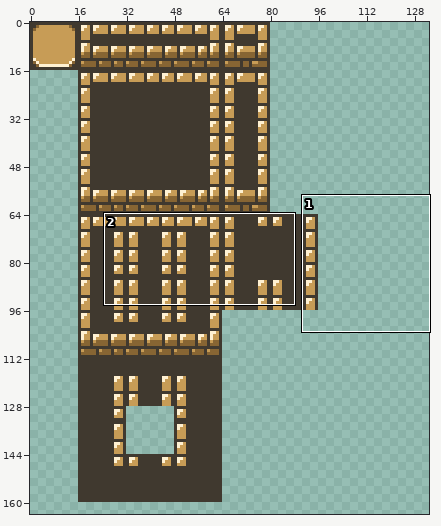
Edited in one commit: pixel-art file (assets/sprites/Environment/Tile.aseprite). The first picture is a wide view before the edit; the outline marks the close-up.
Close-up. Before:
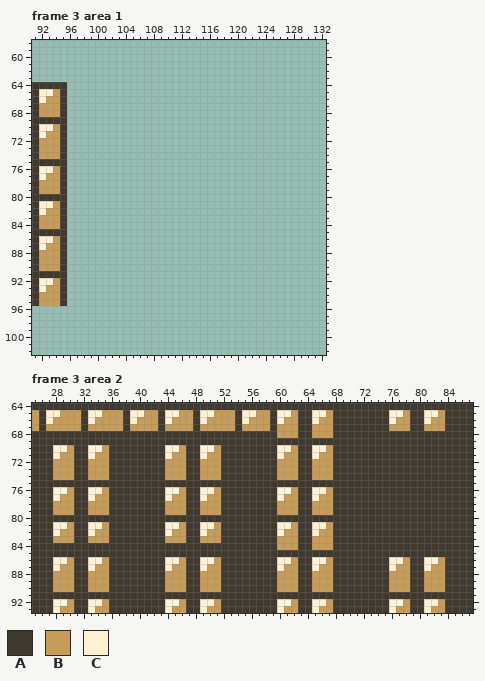
240x240 pixels, 4 frames. Shown: frame 3 area 1: x 91..132, y 58..102; frame 3 area 2: x 25..87, y 64..93. The wide view leaves out empty margins. The commit also changed other frames or places, which this record leaves out.
Palette (. is transparent): A #40392f  B #c79c56  C #fff1d2
Pixels before, frame 3 area 1, first column x 91:
64 AAAAA
65 ACCBA
66 ACBBA
67 ABBBA
68 ABBBA
69 AAAAA
70 ACCBA
71 ACBBA
72 ABBBA
73 ABBBA
74 ABBBA
75 AAAAA
76 ACCBA
77 ACBBA
78 ABBBA
79 ABBBA
80 AAAAA
81 ACCBA
82 ACBBA
83 ABBBA
84 ABBBA
85 AAAAA
86 ACCBA
87 ACBBA
88 ABBBA
89 ABBBA
90 ABBBA
91 AAAAA
92 ACCBA
93 ACBBA
94 ABBBA
95 ABBBA
Pixels before, frame 3 area 2, first column x 25:
64 AAAAAAAAAAAAAAAAAAAAAAAAAAAAAAAAAAAAAAAAAAAAAAAAAAAAAAAAAAAAAAA
65 BACCBBBACCBBBACCBBACCBBACCBBBACCBBACCBAACCBAAAAAAAACCBAACCBAAAA
66 BACBBBBACBBBBACBBBACBBBACBBBBACBBBACBBAACBBAAAAAAAACBBAACBBAAAA
67 BABBBBBABBBBBABBBBABBBBABBBBBABBBBABBBAABBBAAAAAAAABBBAABBBAAAA
68 AAAAAAAAAAAAAAAAAAAAAAAAAAAAAAAAAAABBBAABBBAAAAAAAAAAAAAAAAAAAA
69 AAAAAAAAAAAAAAAAAAAAAAAAAAAAAAAAAAAAAAAAAAAAAAAAAAAAAAAAAAAAAAA
70 AAACCBAACCBAAAAAAAACCBAACCBAAAAAAAACCBAACCBAAAAAAAAAAAAAAAAAAAA
71 AAACBBAACBBAAAAAAAACBBAACBBAAAAAAAACBBAACBBAAAAAAAAAAAAAAAAAAAA
72 AAABBBAABBBAAAAAAAABBBAABBBAAAAAAAABBBAABBBAAAAAAAAAAAAAAAAAAAA
73 AAABBBAABBBAAAAAAAABBBAABBBAAAAAAAABBBAABBBAAAAAAAAAAAAAAAAAAAA
74 AAABBBAABBBAAAAAAAABBBAABBBAAAAAAAABBBAABBBAAAAAAAAAAAAAAAAAAAA
75 AAAAAAAAAAAAAAAAAAAAAAAAAAAAAAAAAAAAAAAAAAAAAAAAAAAAAAAAAAAAAAA
76 AAACCBAACCBAAAAAAAACCBAACCBAAAAAAAACCBAACCBAAAAAAAAAAAAAAAAAAAA
77 AAACBBAACBBAAAAAAAACBBAACBBAAAAAAAACBBAACBBAAAAAAAAAAAAAAAAAAAA
78 AAABBBAABBBAAAAAAAABBBAABBBAAAAAAAABBBAABBBAAAAAAAAAAAAAAAAAAAA
79 AAABBBAABBBAAAAAAAABBBAABBBAAAAAAAABBBAABBBAAAAAAAAAAAAAAAAAAAA
80 AAAAAAAAAAAAAAAAAAAAAAAAAAAAAAAAAAAAAAAAAAAAAAAAAAAAAAAAAAAAAAA
81 AAACCBAACCBAAAAAAAACCBAACCBAAAAAAAACCBAACCBAAAAAAAAAAAAAAAAAAAA
82 AAACBBAACBBAAAAAAAACBBAACBBAAAAAAAACBBAACBBAAAAAAAAAAAAAAAAAAAA
83 AAABBBAABBBAAAAAAAABBBAABBBAAAAAAAABBBAABBBAAAAAAAAAAAAAAAAAAAA
84 AAAAAAAAAAAAAAAAAAAAAAAAAAAAAAAAAAABBBAABBBAAAAAAAAAAAAAAAAAAAA
85 AAAAAAAAAAAAAAAAAAAAAAAAAAAAAAAAAAAAAAAAAAAAAAAAAAAAAAAAAAAAAAA
86 AAACCBAACCBAAAAAAAACCBAACCBAAAAAAAACCBAACCBAAAAAAAACCBAACCBAAAA
87 AAACBBAACBBAAAAAAAACBBAACBBAAAAAAAACBBAACBBAAAAAAAACBBAACBBAAAA
88 AAABBBAABBBAAAAAAAABBBAABBBAAAAAAAABBBAABBBAAAAAAAABBBAABBBAAAA
89 AAABBBAABBBAAAAAAAABBBAABBBAAAAAAAABBBAABBBAAAAAAAABBBAABBBAAAA
90 AAABBBAABBBAAAAAAAABBBAABBBAAAAAAAABBBAABBBAAAAAAAABBBAABBBAAAA
91 AAAAAAAAAAAAAAAAAAAAAAAAAAAAAAAAAAAAAAAAAAAAAAAAAAAAAAAAAAAAAAA
92 AAACCBAACCBAAAAAAAACCBAACCBAAAAAAAACCBAACCBAAAAAAAACCBAACCBAAAA
93 AAACBBAACBBAAAAAAAACBBAACBBAAAAAAAACBBAACBBAAAAAAAACBBAACBBAAAA
Once edited:
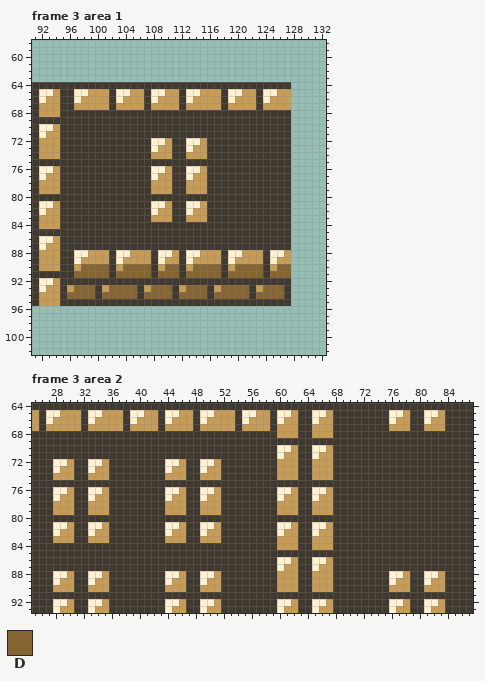
Colours new in this view: D #876533
What changed:
Frame 3 area 1:
Colour A is added in row 64 at x 96 to 127; in rows 65 to 67 at x 96, 102, 107, 112, 118 and 123; in rows 68 to 71 at x 96 to 127; in rows 72 to 74 at x 96 to 107, 111 to 112 and 116 to 127; in row 75 at x 96 to 127; in rows 76 to 79 at x 96 to 107, 111 to 112 and 116 to 127.
Colour A is added in row 80 at x 96 to 127; in rows 81 to 83 at x 96 to 107, 111 to 112 and 116 to 127; in rows 84 to 87 at x 96 to 127; in rows 88 to 91 at x 96, 102, 108, 112, 118 and 124; in row 92 at x 96 to 127; in rows 93 to 94 at x 100, 106, 111, 116, 122 and 127.
Colour A is added in row 95 at x 96 to 127.
Colour B is added in row 65 at x 99 to 101, 105 to 106, 110 to 111, 115 to 117, 121 to 122 and 126 to 127; in row 66 at x 98 to 101, 104 to 106, 109 to 111, 114 to 117, 120 to 122 and 125 to 127; in row 67 at x 97 to 101, 103 to 106, 108 to 111, 113 to 117, 119 to 122 and 124 to 127; in row 72 at x 110 and 115; in row 73 at x 109 to 110 and 114 to 115; in row 74 at x 108 to 110 and 113 to 115.
Colour B is added in row 76 at x 110 and 115; in row 77 at x 109 to 110 and 114 to 115; in rows 78 to 79 at x 108 to 110 and 113 to 115; in row 81 at x 110 and 115; in row 82 at x 109 to 110 and 114 to 115; in row 83 at x 108 to 110 and 113 to 115.
Colour B is added in row 88 at x 99 to 101, 105 to 107, 111, 115 to 117, 121 to 123 and 127; in row 89 at x 98 to 101, 104 to 107, 110 to 111, 114 to 117, 120 to 123 and 126 to 127; in row 90 at x 97, 103, 109, 113, 119 and 125; in row 93 at x 96, 101, 107, 112, 117 and 123.
Colour C is added in row 65 at x 97 to 98, 103 to 104, 108 to 109, 113 to 114, 119 to 120 and 124 to 125; in row 66 at x 97, 103, 108, 113, 119 and 124; in row 72 at x 108 to 109 and 113 to 114; in row 73 at x 108 and 113; in row 76 at x 108 to 109 and 113 to 114; in row 77 at x 108 and 113.
Colour C is added in row 81 at x 108 to 109 and 113 to 114; in row 82 at x 108 and 113; in row 88 at x 97 to 98, 103 to 104, 109 to 110, 113 to 114, 119 to 120 and 125 to 126; in row 89 at x 97, 103, 109, 113, 119 and 125.
Colour D is added in row 90 at x 98 to 101, 104 to 107, 110 to 111, 114 to 117, 120 to 123 and 126 to 127; in row 91 at x 97 to 101, 103 to 107, 109 to 111, 113 to 117, 119 to 123 and 125 to 127; in row 93 at x 97 to 99, 102 to 105, 108 to 110, 113 to 115, 118 to 121 and 124 to 126; in row 94 at x 96 to 99, 101 to 105, 107 to 110, 112 to 115, 117 to 121 and 123 to 126.
Frame 3 area 2:
Colour A replaces colour B in row 70 at x 30, 35, 46 and 51; in row 71 at x 29 to 30, 34 to 35, 45 to 46 and 50 to 51; in row 86 at x 30, 35, 46, 51, 78 and 83; in row 87 at x 29 to 30, 34 to 35, 45 to 46, 50 to 51, 77 to 78 and 82 to 83.
Colour A replaces colour C in row 70 at x 28 to 29, 33 to 34, 44 to 45 and 49 to 50; in row 71 at x 28, 33, 44 and 49; in row 86 at x 28 to 29, 33 to 34, 44 to 45, 49 to 50, 76 to 77 and 81 to 82; in row 87 at x 28, 33, 44, 49, 76 and 81.
Colour C replaces colour B in row 72 at x 28 to 29, 33 to 34, 44 to 45 and 49 to 50; in row 73 at x 28, 33, 44 and 49; in row 88 at x 28 to 29, 33 to 34, 44 to 45, 49 to 50, 76 to 77 and 81 to 82; in row 89 at x 28, 33, 44, 49, 76 and 81.
